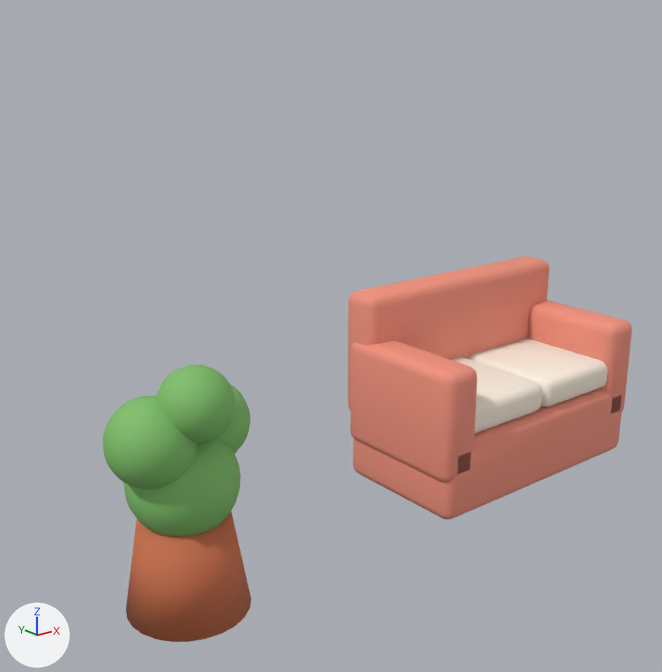
One commit to the glTF model public/models/room-sala.glb: the scene before it, then after it.
The view is the same before and after, from a 50 mm camera at (-1.939, -0.683, 1.626) aimed at (0.025, 1.772, 0.644). The axes (+X, +Y, +Z) are drawn at lower left. The lights are the same throughout. The picture after the commit comes second.

The first picture shows 'RoomSala'.
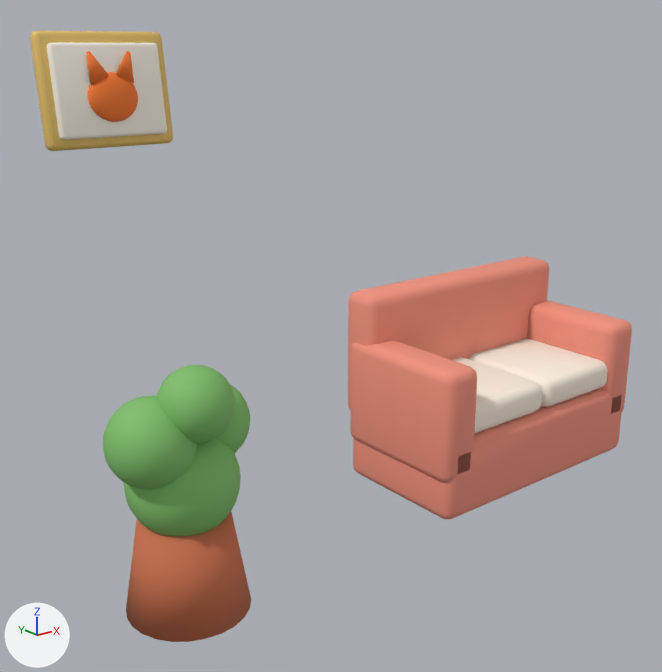
What differs and where, as boxes (x1, y1, x2, y2) in the pictures (662 x 672 px):
'Quadro', added: after (30, 31, 173, 151)
    faces in mat_canvascream (white #fff8ec): (47, 42, 167, 140)
    faces in mat_framegold (yellow #e8c36a): (30, 31, 173, 151)
    faces in mat_photoorange (orange #f97b2f): (86, 51, 138, 122)

The edits, one by one:
Material 'FrameGold' (mat_framegold) is new.
Its base color is (0.807, 0.546, 0.144) (yellow #e8c36a).
Material 'CanvasCream' (mat_canvascream) is new.
Its base color is (1.0, 0.939, 0.839) (white #fff8ec).
Its roughness is 0.9.
Material 'PhotoOrange' (mat_photoorange) is new.
Its base color is (0.947, 0.198, 0.0284) (orange #f97b2f).
Its roughness is 0.8.
Mesh me_quadro is new.
It has 650 vertices, 1280 faces and spans x -0.82..-0.38, y 2.064..2.197, z 1.321..1.679.
Faces by material slot: [188, 188, 904].
It uses material mat_framegold (yellow #e8c36a).
It uses material mat_canvascream (white #fff8ec).
It uses material mat_photoorange (orange #f97b2f).
Object 'Quadro' (ob_quadro) is new; it shows me_quadro.
Its location is (0.0, 0.0, 0.0).
